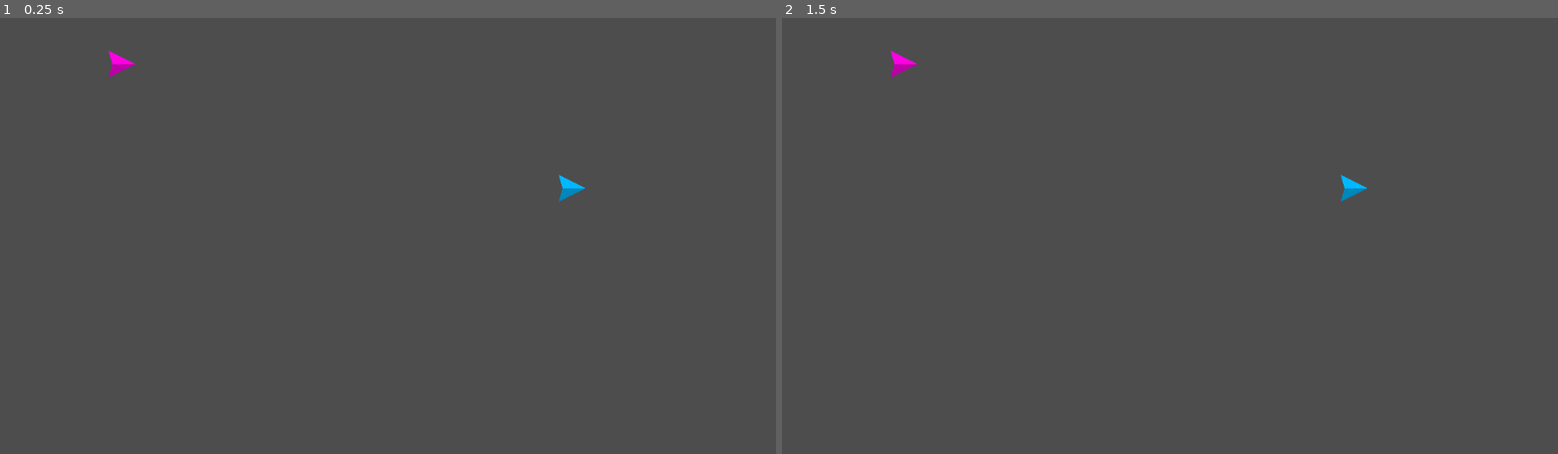
Above: before the commit, frames 1-2 (left to right).
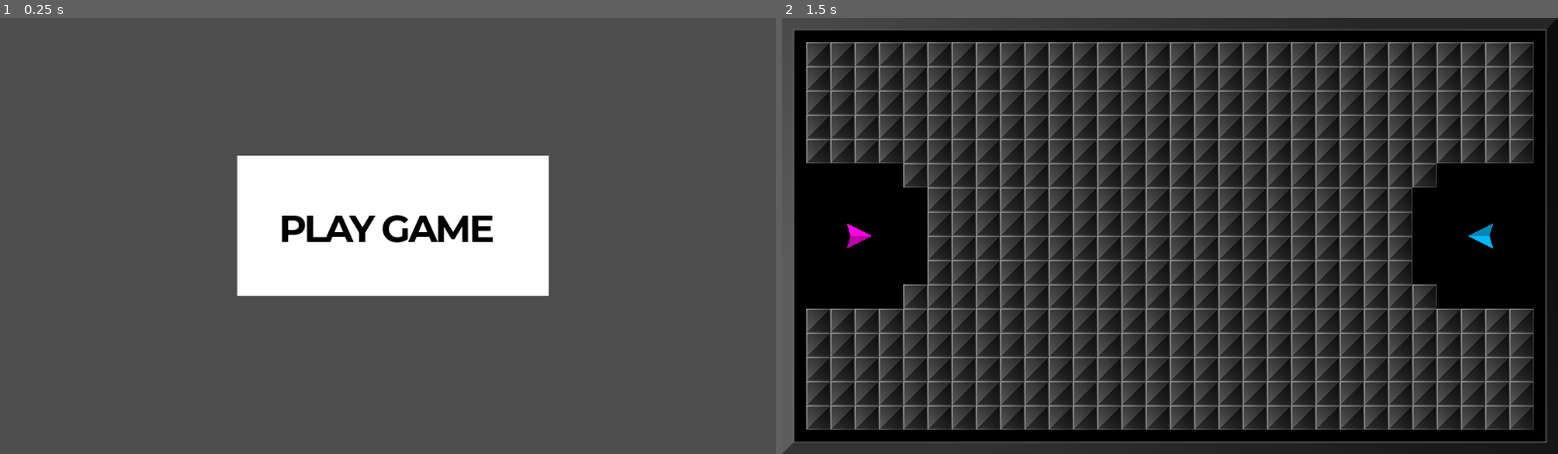
Above: after the commit, the same moments.

Repository: outrightmental/Blockbusters
Game: Godot game, scene res://scenes/main.tscn
The game is run twice, just before and just after one commit, with the same random seed, the same clock (stepped at 60 frames per second) and the same inputs.
Inputs (mouse positions are in pixels of both pictures, inside the frame that each line leads up to):
- Up to frame 1 (0.25 s): no input
- Up to frame 2 (1.5 s): click (1177, 222) at 0.52 s; tap Enter at 1.25 s; hold Right (ui_right) from 1.28 s (still down)

The runs differ from the first frame. In frame 1, 13% of the frame differs, in the area x 14-76%, y 7-64%; in frame 2, 66%, in the area x 0-100%, y 0-100%.

Commit message:
Implement Blocks (#10)
* Add font Montserrat
* Start screen has Play Game button
* Play game scene programmatically instantiates ships
* Blocks distributed programmatically, not too close to ships
* Collisions Block <> Ship <> Ship
* Blocks constrained to board border

Diff:
--- /dev/null
+++ b/models/blocks/block.gd
@@ -0,0 +1,16 @@
+extends "res://models/collidable/collidable.gd"
+
+
+# Called when the node enters the scene tree for the first time.
+func _ready() -> void:
+	pass
+
+
+# Called every frame. 'delta' is the elapsed time since the previous frame.
+func _process(delta: float) -> void:
+	pass
+
+
+# Called when the block is instantiated
+func _init():
+	super._init()
--- /dev/null
+++ b/models/blocks/block.tscn
@@ -0,0 +1,17 @@
+[gd_scene load_steps=4 format=3 uid="uid://bjiivayicu2qj"]
+
+[ext_resource type="Script" path="res://models/blocks/block.gd" id="1_okoc5"]
+[ext_resource type="Texture2D" uid="uid://desqq2xisflpl" path="res://assets/blocks/block1.png" id="2_25f0o"]
+
+[sub_resource type="RectangleShape2D" id="RectangleShape2D_af4ln"]
+size = Vector2(32, 32)
+
+[node name="Block" type="RigidBody2D"]
+gravity_scale = 0.0
+script = ExtResource("1_okoc5")
+
+[node name="Sprite2D" type="Sprite2D" parent="."]
+texture = ExtResource("2_25f0o")
+
+[node name="CollisionShape2D" type="CollisionShape2D" parent="."]
+shape = SubResource("RectangleShape2D_af4ln")
--- /dev/null
+++ b/models/collidable/collidable.gd
@@ -0,0 +1,44 @@
+extends RigidBody2D
+
+# Unique identifier for the collidable object
+@export var number: int = 0
+
+# Static variable to hold the number counter
+static var _numberCounter: int = 0
+
+# Velocity last seen and delta when it was sampled
+var last_velocity: Vector2 = Vector2.ZERO
+
+# Time created
+var created_at: float = 0.0
+
+# Get the acceleration between the last processed frame and now
+# Acceleration = Change in velocity / time between samples
+# Last delta is just an approximation of the current frame rate
+# Because it was from the last processed frame, but it will work for our purposes.
+func acceleration() -> Vector2:
+	return (linear_velocity - last_velocity);
+
+
+# Function to get the age of the bubble in milliseconds
+func age() -> float:
+	return Time.get_ticks_msec() - created_at
+
+
+# Called when the bubble is instantiated
+func _init():
+	_numberCounter += 1
+	number = _numberCounter
+
+
+# Called when the scene is added to the tree
+# Load the sprite and connect the signal
+func _ready():
+	created_at = Time.get_ticks_msec()
+	contact_monitor = true
+	max_contacts_reported = 1
+
+
+# Called every frame
+func _process(_delta):
+	last_velocity = linear_velocity
--- /dev/null
+++ b/models/collidable/collidable_static.gd
@@ -0,0 +1,31 @@
+extends StaticBody2D
+
+# Unique identifier for the collidable object
+@export var number: int = 0
+
+# Static variable to hold the number counter
+static var _numberCounter: int = 0
+
+# Velocity last seen and delta when it was sampled
+var last_velocity: Vector2 = Vector2.ZERO
+
+# Time created
+var created_at: float = 0.0
+
+func acceleration():
+	return Vector2.ZERO
+
+# Function to get the age of the bubble in milliseconds
+func age() -> float:
+	return Time.get_ticks_msec() - created_at
+
+
+# Called when the bubble is instantiated
+func _init():
+	_numberCounter += 1
+	number = _numberCounter
+
+# Called when the scene is added to the tree
+# Load the sprite and connect the signal
+func _ready():
+	created_at = Time.get_ticks_msec()
--- a/models/ships/ship.gd
+++ b/models/ships/ship.gd
@@ -1,8 +1,7 @@
-extends RigidBody2D
+extends "res://models/collidable/collidable.gd"
 
 const FORCE_AMOUNT: int             = 500
 const LINEAR_DAMP: int              = 1
-const SCREEN_WRAP_MARGIN: int       = 15
 const TARGET_ROTATION_FACTOR: float = 10
 var screen_size: Vector2
 
@@ -36,9 +35,9 @@
 var actual_rotation: float = 0.0
 
 # Map player_num to textures
-var player_textures: Dictionary = {
-									  1: preload("res://assets/ships/ship1.png"),
-									  2: preload("res://assets/ships/ship2.png")
+var player_colors: Dictionary = {
+									  1: [Color.hex(0xff00e4ff), Color.hex(0xbb00a7ff)],
+									  2: [Color.hex(0x00b8ffff), Color.hex(0x0087bbff)]
 								  }
 
 # Player number to identify the ship
@@ -59,11 +58,14 @@
 			print("Input action not found: ", action_name)
 
 	# Set the sprite texture based on player_num
-	if player_num in player_textures:
-		$Sprite2D.texture = player_textures[player_num]
+	if player_num in player_colors:
+		$TriangleLight.color = player_colors[player_num][0]
+		$TriangleDark.color = player_colors[player_num][1]
 	else:
 		print("No texture found for player_num: ", player_num)
 
+	actual_rotation = rotation
+	target_rotation = rotation
 	pass
 
 
@@ -102,10 +104,6 @@
 	# Apply force in the direction of the input vector
 	apply_central_force(input_vector * FORCE_AMOUNT)
 
-	# ship position wraps around the screen edges
-	position.x = wrapf(position.x, -SCREEN_WRAP_MARGIN, screen_size.x + SCREEN_WRAP_MARGIN)
-	position.y = wrapf(position.y, -SCREEN_WRAP_MARGIN, screen_size.y + SCREEN_WRAP_MARGIN)
-
 	# Adjust the rotation towards the target angle by a factor and delta time
 	var angle_diff: float = fmod(target_rotation - actual_rotation, TAU)
 	if angle_diff > PI:
@@ -115,3 +113,8 @@
 	actual_rotation += angle_diff * TARGET_ROTATION_FACTOR * delta
 	rotation = actual_rotation
 	pass
+
+
+# Called when the ship is instantiated
+func _init():
+	super._init()
--- a/models/ships/ship.tscn
+++ b/models/ships/ship.tscn
@@ -1,12 +1,21 @@
-[gd_scene load_steps=3 format=3 uid="uid://bg7dqpj5bjc6x"]
+[gd_scene load_steps=2 format=3 uid="uid://bg7dqpj5bjc6x"]
 
-[ext_resource type="Texture2D" uid="uid://de8deynticpkx" path="res://assets/ships/ship1.png" id="1_mdq02"]
 [ext_resource type="Script" path="res://models/ships/ship.gd" id="1_yja86"]
 
 [node name="ShipTest" type="RigidBody2D"]
 gravity_scale = 0.0
 script = ExtResource("1_yja86")
 
-[node name="Sprite2D" type="Sprite2D" parent="."]
-scale = Vector2(0.144898, 0.144898)
-texture = ExtResource("1_mdq02")
+[node name="TriangleLight" type="Polygon2D" parent="."]
+position = Vector2(-12, 2)
+color = Color(1, 0, 0.894118, 1)
+polygon = PackedVector2Array(-5, -19, 29, -2, 0, -2)
+
+[node name="TriangleDark" type="Polygon2D" parent="."]
+position = Vector2(-12, 2)
+color = Color(0.733333, 0, 0.654902, 1)
+polygon = PackedVector2Array(0, -2, 29, -2, -5, 15)
+
+[node name="CollisionPolygon2D" type="CollisionPolygon2D" parent="."]
+visible = false
+polygon = PackedVector2Array(-17, -17, 17, 0, -17, 17, -12, 0)
--- /dev/null
+++ b/scenes/main.gd
@@ -0,0 +1,8 @@
+extends Node2D
+
+# Called when the node enters the scene tree for the first time.
+func _ready() -> void:
+	$PlayGameButton.connect("pressed", _on_texture_button_pressed)
+
+func _on_texture_button_pressed() -> void:
+	get_tree().change_scene_to_file("res://scenes/play_game.tscn")
--- a/scenes/main.tscn
+++ b/scenes/main.tscn
@@ -1,17 +1,41 @@
-[gd_scene load_steps=2 format=3 uid="uid://cmijftuchxf62"]
+[gd_scene load_steps=5 format=3 uid="uid://cmijftuchxf62"]
 
-[ext_resource type="PackedScene" uid="uid://bg7dqpj5bjc6x" path="res://models/ships/ship.tscn" id="1_0qs6r"]
+[ext_resource type="Script" path="res://scenes/main.gd" id="1_0pxjd"]
+[ext_resource type="FontFile" uid="uid://cpkj5252remkh" path="res://assets/fonts/Montserrat/Montserrat-VariableFont_wght.ttf" id="1_1d83m"]
+
+[sub_resource type="CanvasTexture" id="CanvasTexture_p3wwr"]
+
+[sub_resource type="FontVariation" id="FontVariation_v7c6u"]
+base_font = ExtResource("1_1d83m")
+variation_opentype = {
+2003265652: 700
+}
+spacing_glyph = -3
 
 [node name="Main" type="Node2D"]
+script = ExtResource("1_0pxjd")
 
-[node name="ShipPlayer1" parent="." instance=ExtResource("1_0qs6r")]
-z_index = 1
-y_sort_enabled = true
-position = Vector2(161, 61)
-player_num = 1
+[node name="PlayGameButton" type="TextureButton" parent="."]
+offset_left = 312.0
+offset_top = 182.0
+offset_right = 723.0
+offset_bottom = 364.0
 
-[node name="ShipPlayer2" parent="." instance=ExtResource("1_0qs6r")]
-z_index = 1
-y_sort_enabled = true
-position = Vector2(755, 225)
-player_num = 2
+[node name="TextureRect" type="TextureRect" parent="PlayGameButton"]
+layout_mode = 0
+offset_left = 1.0
+offset_right = 412.0
+offset_bottom = 185.0
+texture = SubResource("CanvasTexture_p3wwr")
+
+[node name="RichTextLabel" type="RichTextLabel" parent="PlayGameButton/TextureRect"]
+layout_mode = 0
+offset_left = 55.0
+offset_top = 65.0
+offset_right = 355.0
+offset_bottom = 145.0
+mouse_filter = 1
+theme_override_colors/default_color = Color(0, 0, 0, 1)
+theme_override_fonts/normal_font = SubResource("FontVariation_v7c6u")
+theme_override_font_sizes/normal_font_size = 50
+text = "PLAY GAME"
--- /dev/null
+++ b/scenes/play_game.gd
@@ -0,0 +1,71 @@
+extends Node2D
+
+# Enum for whether a grid square is empty, block, or gem
+enum GridType {
+	EMPTY,
+	BLOCK,
+}
+# Spawn blocks in a grid pattern, 32 blocks wide and 18 blocks tall, starting at (16, 16) and spaced 32 pixels apart
+# The blocks are 32x32 pixels, so the grid is 1024x576 pixels
+const BLOCK_SIZE: int             = 32
+const BLOCK_CENTER: int           = BLOCK_SIZE/2
+const GRID_COLS = 30
+const GRID_ROWS = 16
+const GRID_MARGIN = 32
+const BLOCK_SHIP_CLEARANCE_RADIUS = 100
+var grid: Dictionary              = {}
+
+
+# Instantiate a models/ships/ship.gd for each player, so set player_num = 1 or 2 respectively, and Player 1 is 10% in from the left, vertical center, and Player 2 is 10% in from the right, vertical center.
+func _ready() -> void:
+	var viewport_size: Vector2 = get_viewport().get_visible_rect().size
+	var player_1               = _spawn_player(1, Vector2(viewport_size.x * 0.1, viewport_size.y * 0.5), 0)
+	var player_2               = _spawn_player(2, Vector2(viewport_size.x * 0.9, viewport_size.y * 0.5), PI)
+
+	#	var grid_pos: Vector2
+	for x in range(GRID_COLS):
+		for y in range(GRID_ROWS):
+			if (!grid.has(x)):
+				grid[x] = {}
+			if (_is_clear_of_all(BLOCK_SHIP_CLEARANCE_RADIUS, _grid_position(x, y), [player_1.position, player_2.position])):
+				grid[x][y] = GridType.BLOCK
+			else:
+				grid[x][y] = GridType.EMPTY
+
+	for x in range(GRID_COLS):
+		for y in range(GRID_ROWS):
+			if grid[x][y] == GridType.BLOCK:
+				# Spawn a block at the grid position
+				# The blocks are 32x32 pixels, so the grid is 1024x576 pixels
+				# The center of the block is at (BLOCK_CENTER + x * BLOCK_SIZE, BLOCK_CENTER + y * BLOCK_SIZE)
+				_spawn_block(_grid_position(x, y))
+
+	pass
+
+
+func _is_clear_of_all(distance: int, source: Vector2, targets: Array[Vector2]):
+	for target in targets:
+		if (source.distance_to(target) < distance):
+			return false
+	return true
+
+
+func _grid_position(x: int, y: int) -> Vector2:
+	# Convert grid coordinates to world coordinates
+	return Vector2(GRID_MARGIN + BLOCK_CENTER + x * BLOCK_SIZE, GRID_MARGIN + BLOCK_CENTER + y * BLOCK_SIZE)
+
+
+func _spawn_player(num: int, start_position: Vector2, start_rotation: float) -> Node:
+	var ship_scene: Node = preload('res://models/ships/ship.tscn').instantiate()
+	ship_scene.position = start_position
+	ship_scene.player_num = num
+	ship_scene.rotation = start_rotation
+	self.add_child(ship_scene)
+	return ship_scene
+
+
+func _spawn_block(start_position: Vector2) -> Node:
+	var block_scene: Node = preload('res://models/blocks/block.tscn').instantiate()
+	block_scene.position = start_position
+	self.add_child(block_scene)
+	return block_scene
--- /dev/null
+++ b/scenes/play_game.tscn
@@ -0,0 +1,38 @@
+[gd_scene load_steps=5 format=3 uid="uid://bgvuuvhomj1ox"]
+
+[ext_resource type="Script" path="res://scenes/play_game.gd" id="1_s826b"]
+[ext_resource type="Texture2D" uid="uid://b58y4wj2udywn" path="res://assets/board/background.png" id="2_7jnrg"]
+
+[sub_resource type="RectangleShape2D" id="RectangleShape2D_4dcan"]
+size = Vector2(1024, 16)
+
+[sub_resource type="RectangleShape2D" id="RectangleShape2D_xet8o"]
+size = Vector2(16, 544)
+
+[node name="PlayGame" type="Node2D"]
+script = ExtResource("1_s826b")
+
+[node name="Fence" type="RigidBody2D" parent="."]
+gravity_scale = 0.0
+freeze = true
+
+[node name="Top" type="CollisionShape2D" parent="Fence"]
+position = Vector2(512, 8)
+shape = SubResource("RectangleShape2D_4dcan")
+
+[node name="Bottom" type="CollisionShape2D" parent="Fence"]
+position = Vector2(512, 568)
+shape = SubResource("RectangleShape2D_4dcan")
+
+[node name="Left" type="CollisionShape2D" parent="Fence"]
+position = Vector2(8, 288)
+shape = SubResource("RectangleShape2D_xet8o")
+
+[node name="Right" type="CollisionShape2D" parent="Fence"]
+position = Vector2(1016, 288)
+shape = SubResource("RectangleShape2D_xet8o")
+
+[node name="TextureRect" type="TextureRect" parent="."]
+offset_right = 40.0
+offset_bottom = 40.0
+texture = ExtResource("2_7jnrg")
Binary file changed: assets/blocks/block1.png
Binary file added: assets/board/background.png
Not shown, added: assets/board/background.png.import
Binary file added: assets/fonts/Montserrat/Montserrat-Italic-VariableFont_wght.ttf
Not shown, added: assets/fonts/Montserrat/Montserrat-Italic-VariableFont_wght.ttf.import
Binary file added: assets/fonts/Montserrat/Montserrat-VariableFont_wght.ttf
Not shown, added: assets/fonts/Montserrat/Montserrat-VariableFont_wght.ttf.import
Not shown, added: assets/fonts/Montserrat/OFL.txt
Not shown, added: assets/fonts/Montserrat/README.txt
Binary file added: assets/fonts/Montserrat/static/Montserrat-Black.ttf
Not shown, added: assets/fonts/Montserrat/static/Montserrat-Black.ttf.import
Binary file added: assets/fonts/Montserrat/static/Montserrat-BlackItalic.ttf
(and 35 more such lines)
